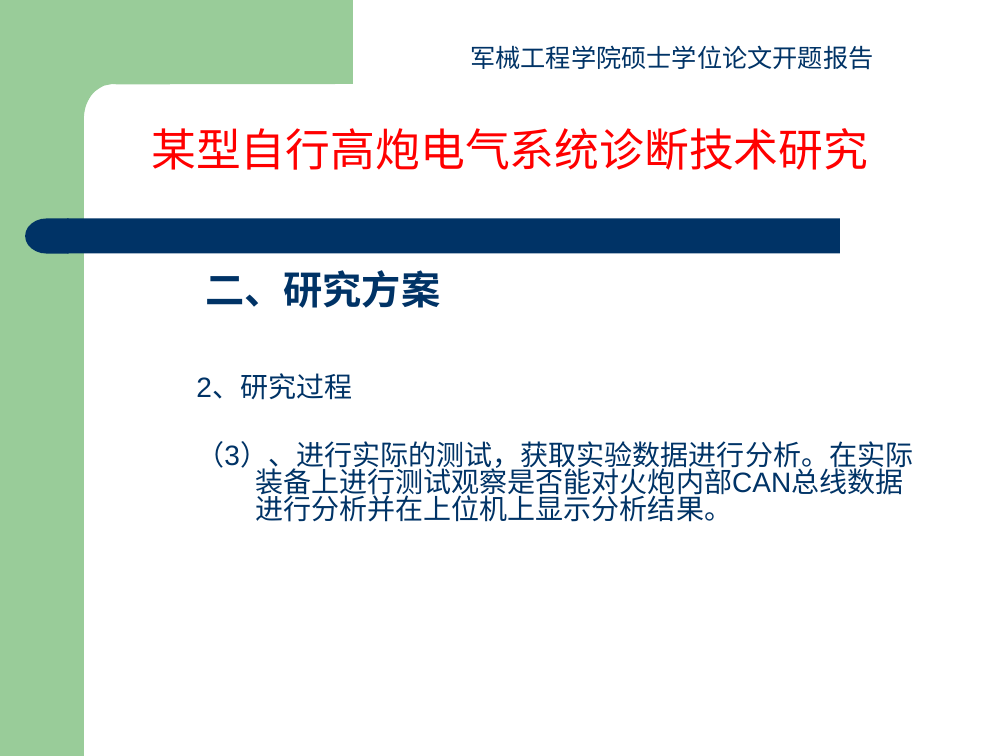
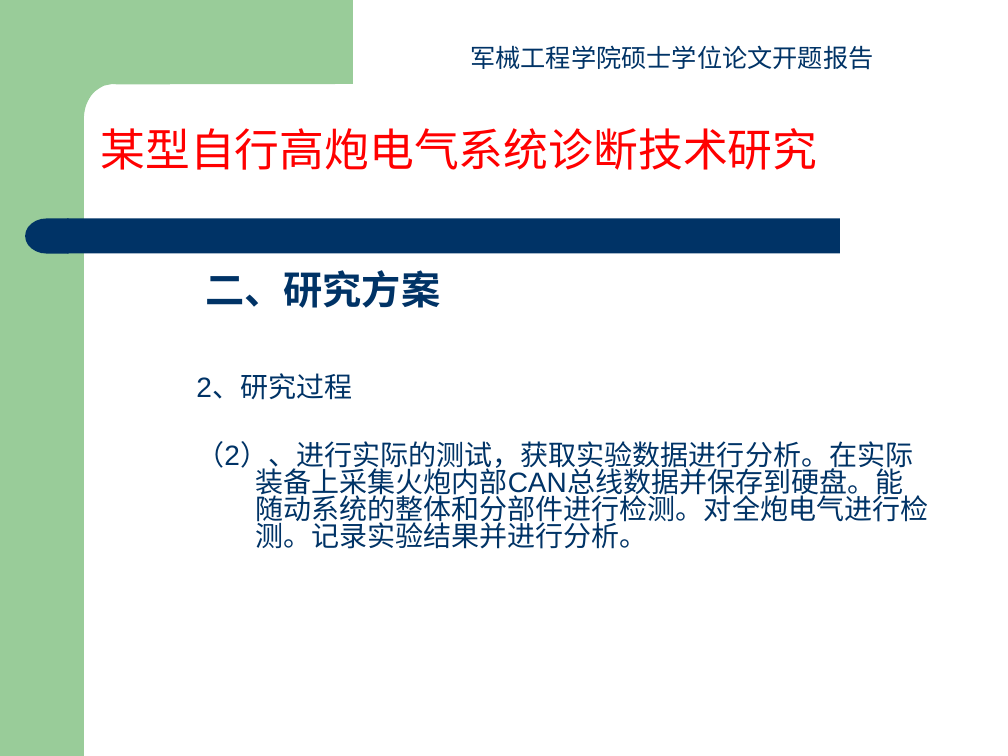
Before and after one commit to yangfan16860/Paper, a slide deck: slide 14 of 开题报告杨帆.ppt (slide 11 before the commit). Drawn at 1008x756 pixels with LibreOffice and Linux fonts; fonts in the diff are those of the drawing. Boxes give left, top, right and bottom in pixels: in the first picture for what was removed or moved away, otherwise in the second. Text is boxed around its words. In the diff, an @@ line names an element or a change of style, - is before the commit and + after.

```diff
--- a/开题报告杨帆.ppt
+++ b/开题报告杨帆.ppt
@@ text "某型自行高炮电气系统诊断技术研究" moved from (x1=151, y1=128, x2=868, y2=170) to (x1=100, y1=128, x2=817, y2=170) @@
@@ text at (x1=196, y1=441, x2=928, y2=549): text changed @@
-（3）、进行实际的测试，获取实验数据进行分析。在实际装备上进行测试观察是否能对火炮内部CAN总线数据进行分析并在上位机上显示分析结果。
+（2）、进行实际的测试，获取实验数据进行分析。在实际装备上采集火炮内部CAN总线数据并保存到硬盘。能随动系统的整体和分部件进行检测。对全炮电气进行检测。记录实验结果并进行分析。
```
Also in this commit, not shown: 9 other slides changed, 5 slides added, 2 slides removed, 4 other files.
